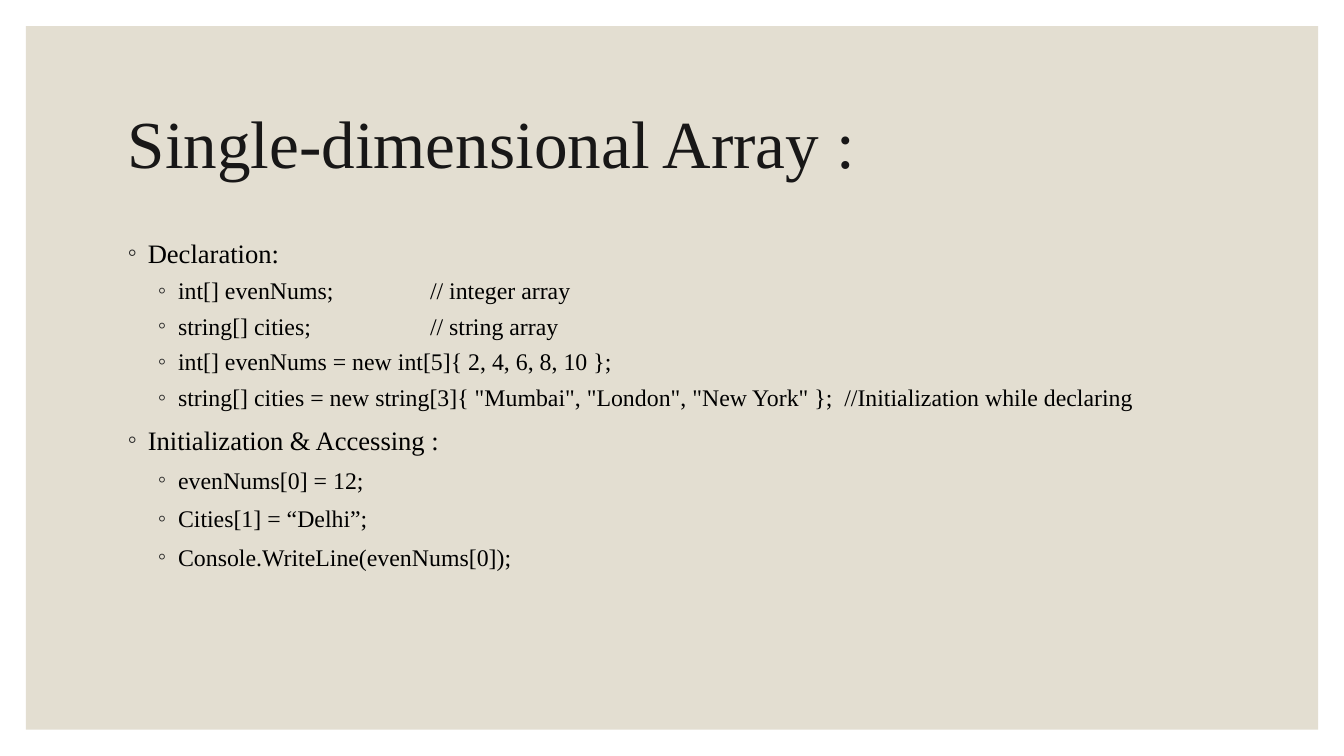
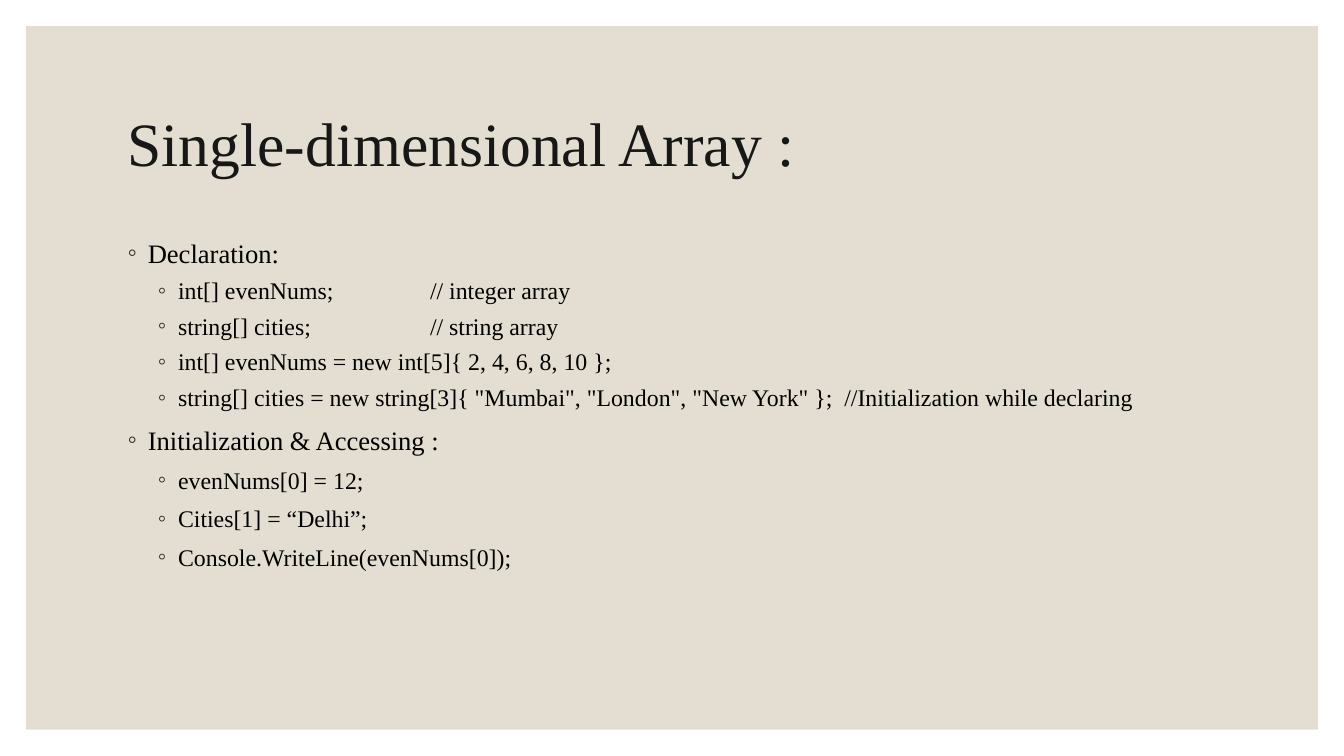
Before and after one commit to Shivaram008/C-, a slide deck: slide 19 of PPTs/Programming in C#.pptx. Drawn at 1344x756 pixels with LibreOffice and Linux fonts; fonts in the diff are those of the drawing. Boxes give left, top, right and bottom in pixels: in the first picture for what was removed or moved away, otherwise in the second. Text is boxed around its words. In the diff, an @@ line names an element or a change of style, - is before the commit and + after.

```diff
--- a/PPTs/Programming in C#.pptx
+++ b/PPTs/Programming in C#.pptx
@@ title "Single-dimensional Array :" at [128,123,762,178]: size 48 to 44 pt @@
```
Also in this commit, not shown: 4 slides added, 1 slide removed, 1 other file.
